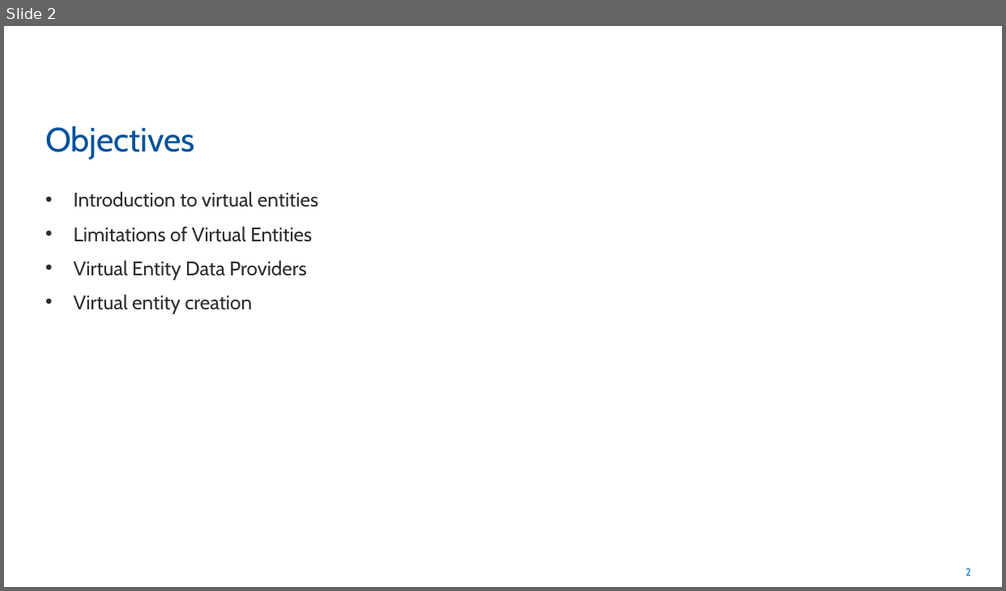
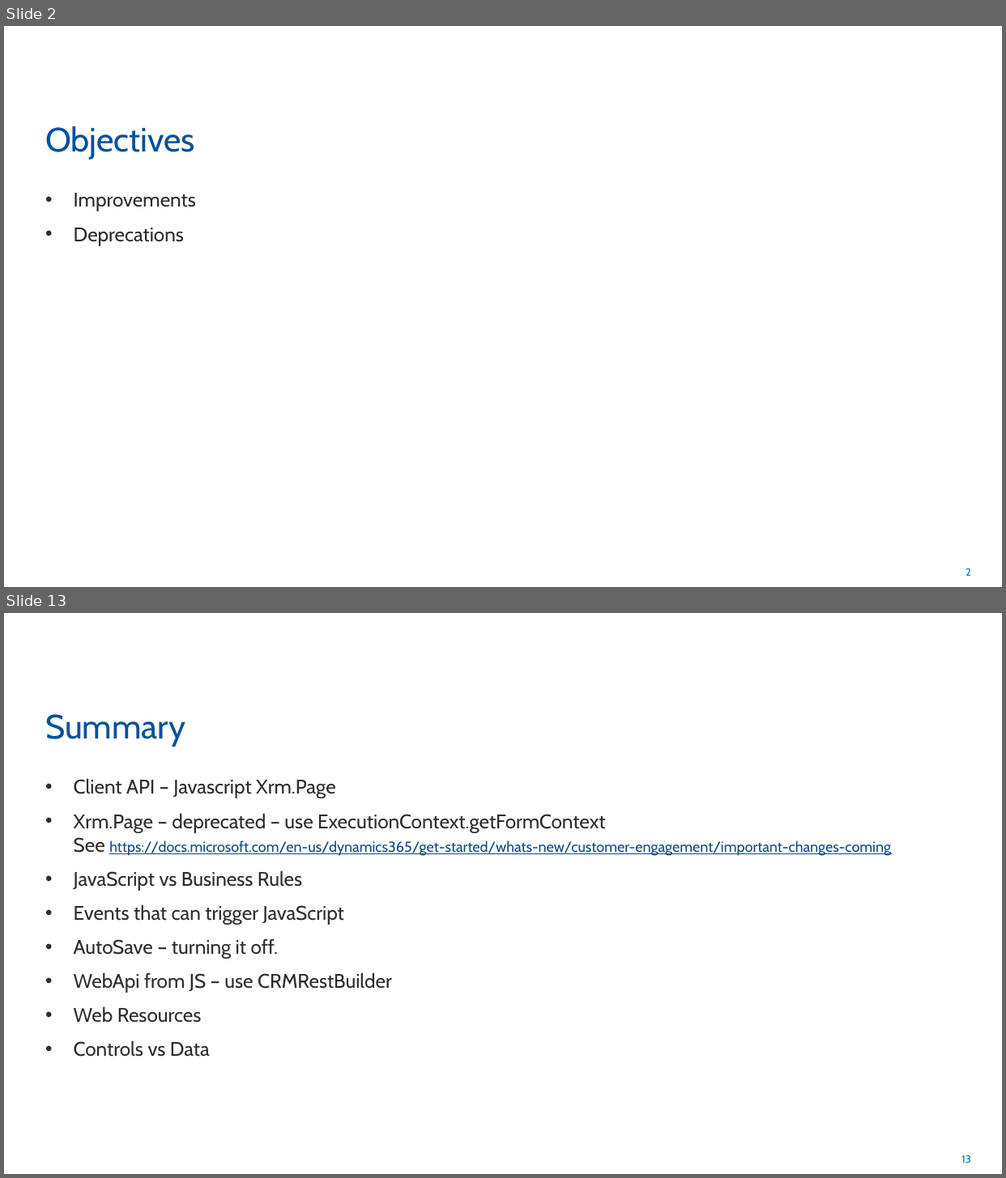
Before and after one commit to rogerhillgsy/CRMTraining, a slide deck: Documents/QA Powerpoints/Module 10.pptx. Shown one above the other, each under a label of ours: slide 2 before the commit, slides 2 and 13 after it; the slides between them are not shown. The pictures are 1006x591 and 1006x1178 pixels, drawn with LibreOffice and Linux fonts; fonts in the diff are those of the drawing. Boxes give left, top, right and bottom in pixels: in the first picture for what was removed or moved away, otherwise in the second. Text is boxed around its words. In the diff, an @@ line names an element or a change of style, - is before the commit and + after.

```diff
--- a/Documents/QA Powerpoints/Module 10.pptx
+++ b/Documents/QA Powerpoints/Module 10.pptx
@@ slide 13 added at (4,613,1002,1174), background #FFFFFF; not listed: 1 template element that a slide beside it also shows @@
@@ title added at (45,714,185,747), 32.4 pt, text #00519C @@
+Summary
@@ text added at (74,778,891,1057), 19 pt, text #2E2D2C @@
+• Client API – Javascript Xrm.Page
+• Xrm.Page – deprecated – use ExecutionContext.getFormContext
+  See https://docs.microsoft.com/en-us/dynamics365/get-started/whats-new/customer-engagement/important-changes-coming
+• JavaScript vs Business Rules
+• Events that can trigger JavaScript
+• AutoSave – turning it off.
+• WebApi from JS – use CRMRestBuilder
+• Web Resources
+• Controls vs Data
@@ slide 2 changed as well @@
@@ text at (74,193,196,246): text changed @@
-• Introduction to virtual entities
-• Limitations of Virtual Entities
-• Virtual Entity Data Providers
-• Virtual entity creation
+• Improvements
+• Deprecations
```
Also in this commit, not shown: 4 other slides changed, 7 other slides added, 10 slides removed, 1 other file.
